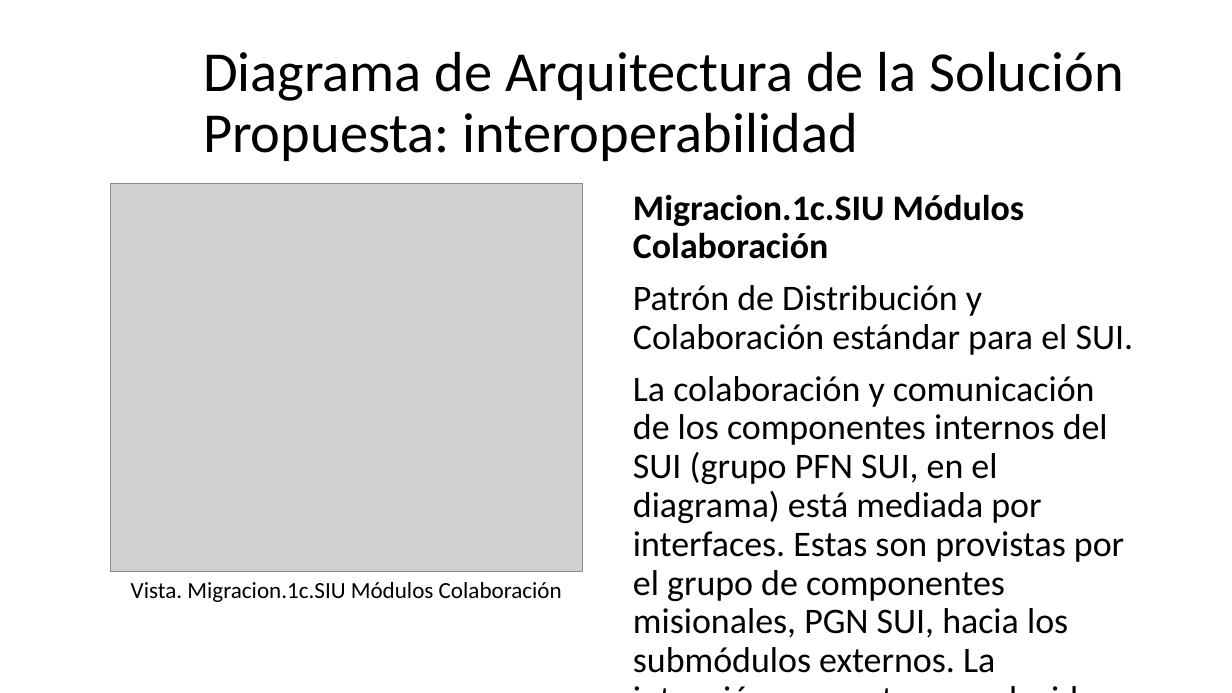
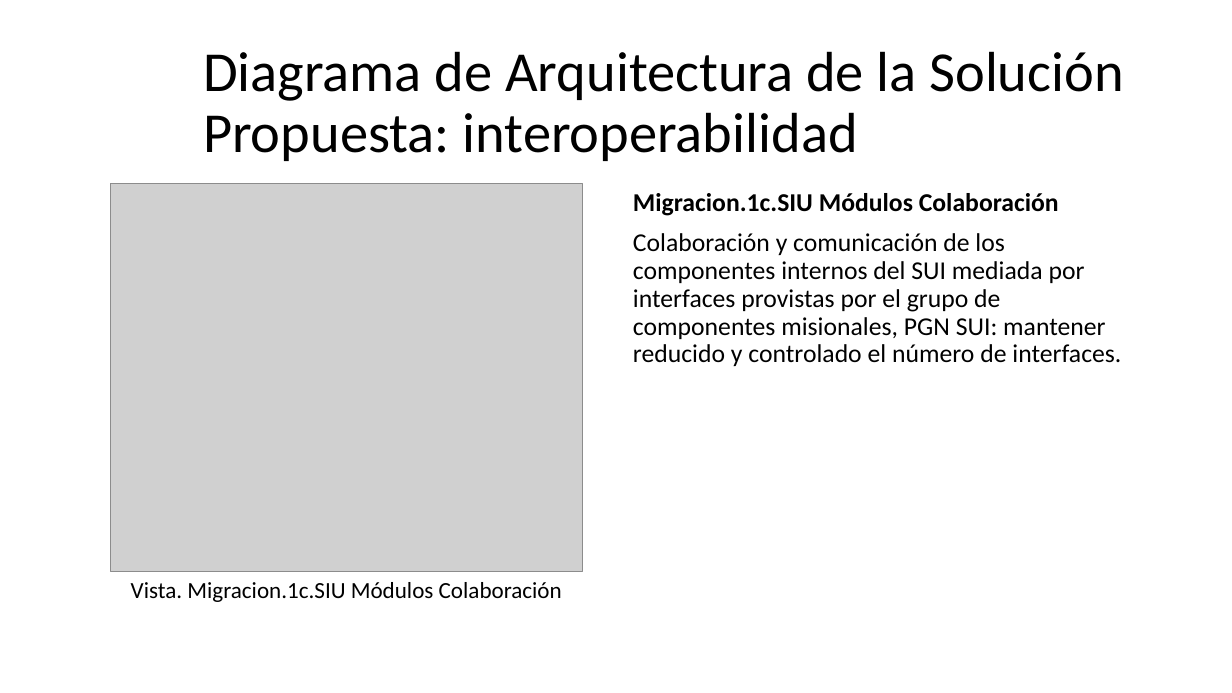
Before and after one commit to hwong23/pgn-078, a slide deck: slide 6 of content/pptxoutpt.pptx (slide 5 before the commit). Drawn at 1232x693 pixels with LibreOffice and Linux fonts; fonts in the diff are those of the drawing; grey boxes stand for pictures. Boxes give left, top, right and bottom in pixels: in the first picture for what was removed or moved away, otherwise in the second. Text is boxed around its words. In the diff, an @@ line names an element or a change of style, - is before the commit and + after.

```diff
--- a/content/pptxoutpt.pptx
+++ b/content/pptxoutpt.pptx
@@ text at box(633, 193, 1059, 216): size 28 to 20 pt in "Migracion.1c.SIU Módulos Colaboración" @@
@@ text at box(633, 233, 1121, 366): text changed; size 28 to 20 pt @@
-Patrón de Distribución y Colaboración estándar para el SUI.
-La colaboración y comunicación de los componentes internos del SUI (grupo PFN SUI, en el diagrama) está mediada por interfaces. Estas son provistas por el grupo de componentes misionales, PGN SUI, hacia los submódulos externos. La intención es mantener reducido y controlado el número de interfaces.
+Colaboración y comunicación de los componentes internos del SUI mediada por interfaces provistas por el grupo de componentes misionales, PGN SUI: mantener reducido y controlado el número de interfaces.
```
Also in this commit, not shown: 4 other slides changed, 1 slide added, 22 other files.
